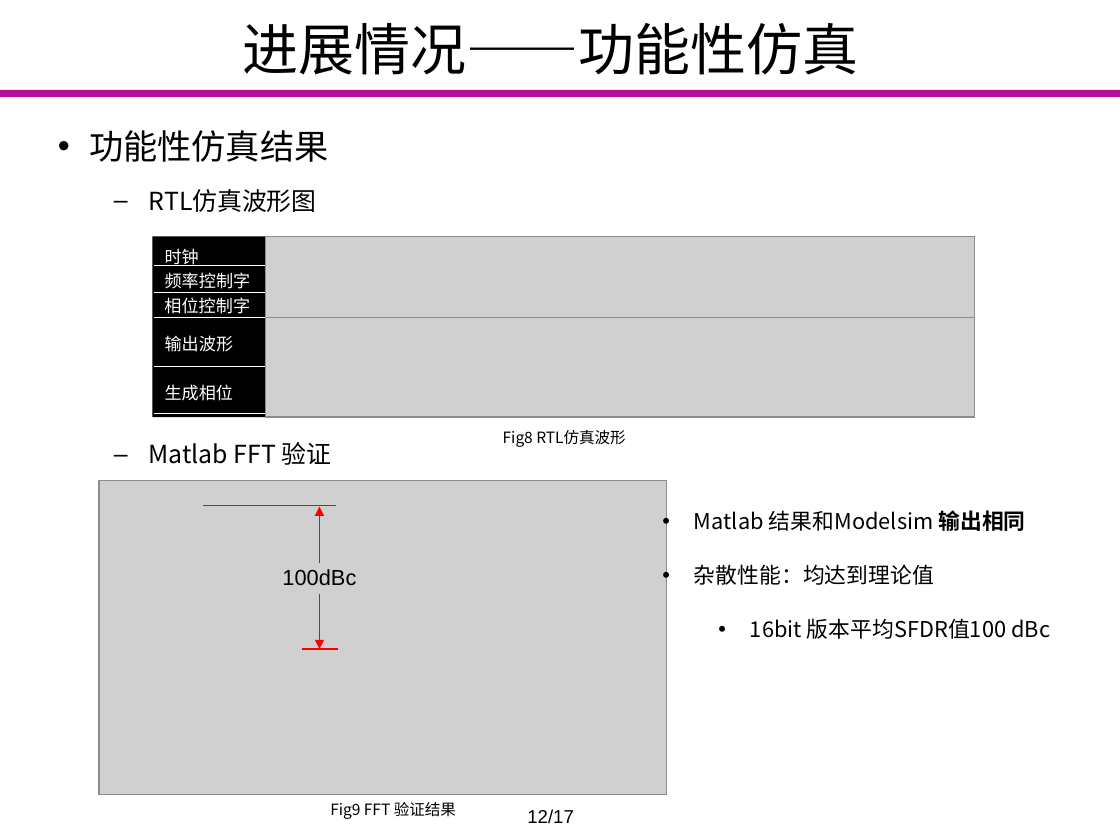
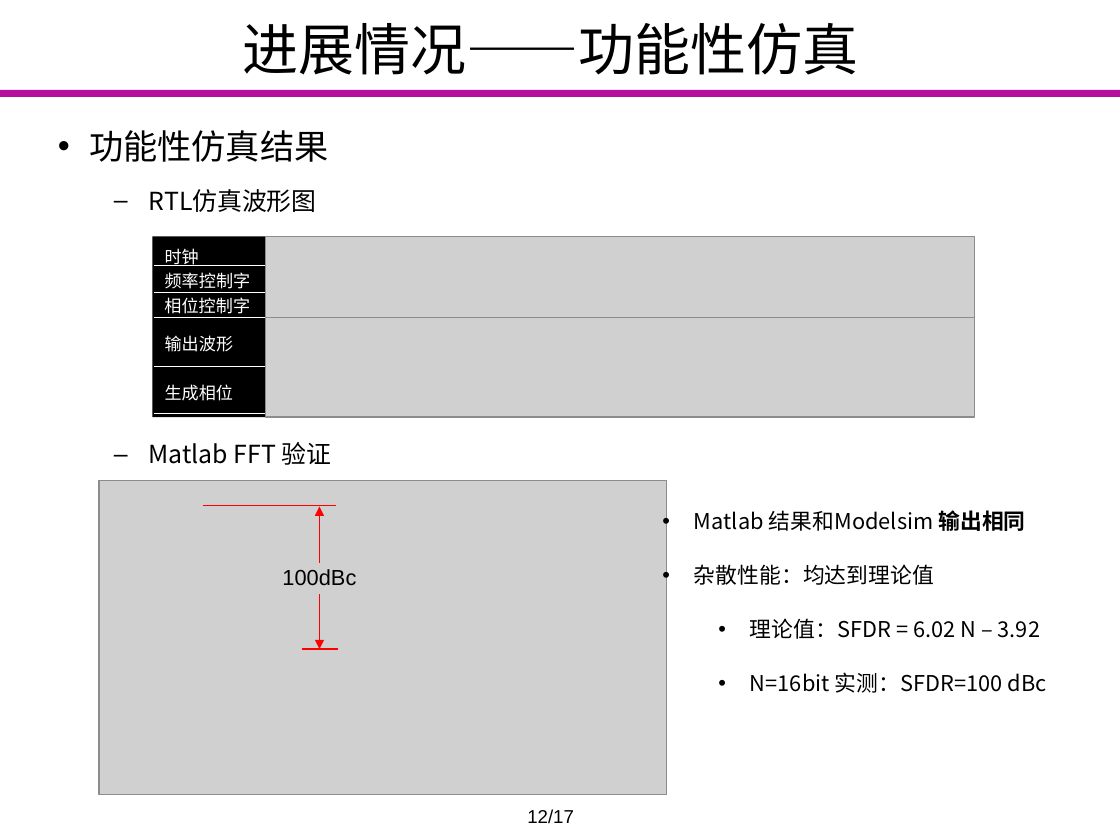
Before and after one commit to Markov2016/lunwen, a slide deck: slide 12 of dabian/杨一雄_毕业设计答辩_v2.0.pptx. Drawn at 1120x840 pixels with LibreOffice and Linux fonts; fonts in the diff are those of the drawing; grey boxes stand for pictures; background and template pictures are left out. Boxes give left, top, right and bottom in pixels: in the first picture for what was removed or moved away, otherwise in the second. Text is boxed around its words. In the diff, an @@ line names an element or a change of style, - is before the commit and + after.

```diff
--- a/dabian/杨一雄_毕业设计答辩_v2.0.pptx
+++ b/dabian/杨一雄_毕业设计答辩_v2.0.pptx
@@ text removed at (x1=503, y1=430, x2=625, y2=447) @@
-Fig8 RTL仿真波形
@@ text at (x1=750, y1=618, x2=1047, y2=693): text changed @@
-      • 16bit 版本平均SFDR值100 dBc
+      • 理论值：SFDR = 6.02 N – 3.92
+      • N=16bit 实测：SFDR=100 dBc
@@ text removed at (x1=330, y1=802, x2=456, y2=819) @@
-Fig9 FFT 验证结果
```
Also in this commit, not shown: 10 other slides changed, 1 other file.
